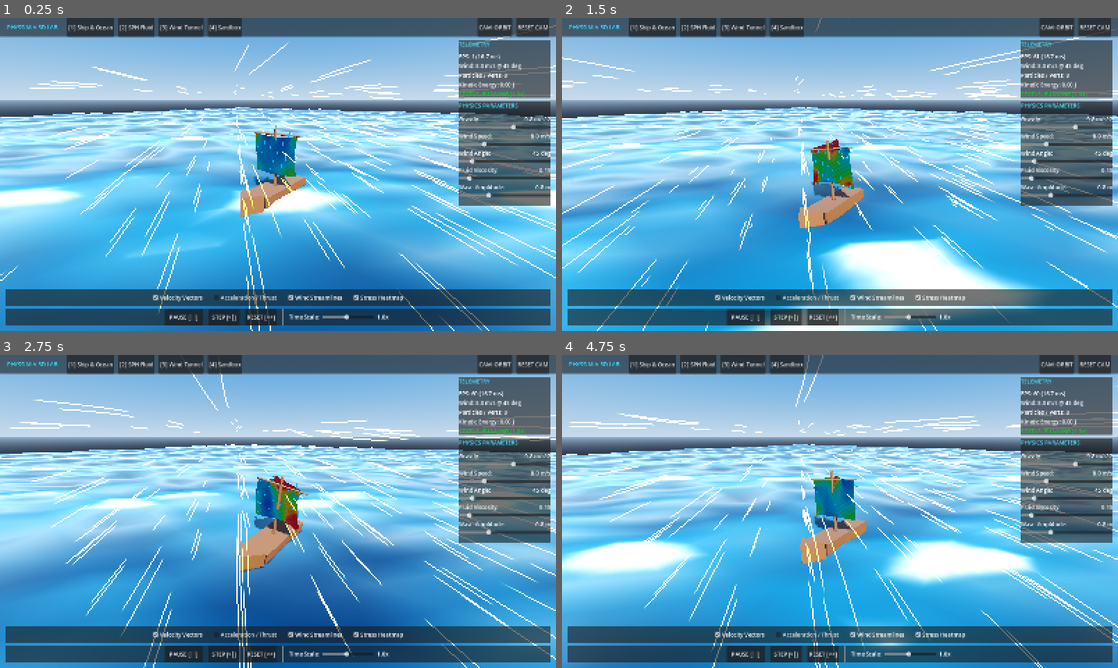
Above: before the commit, frames 1-4 (two rows, left to right).
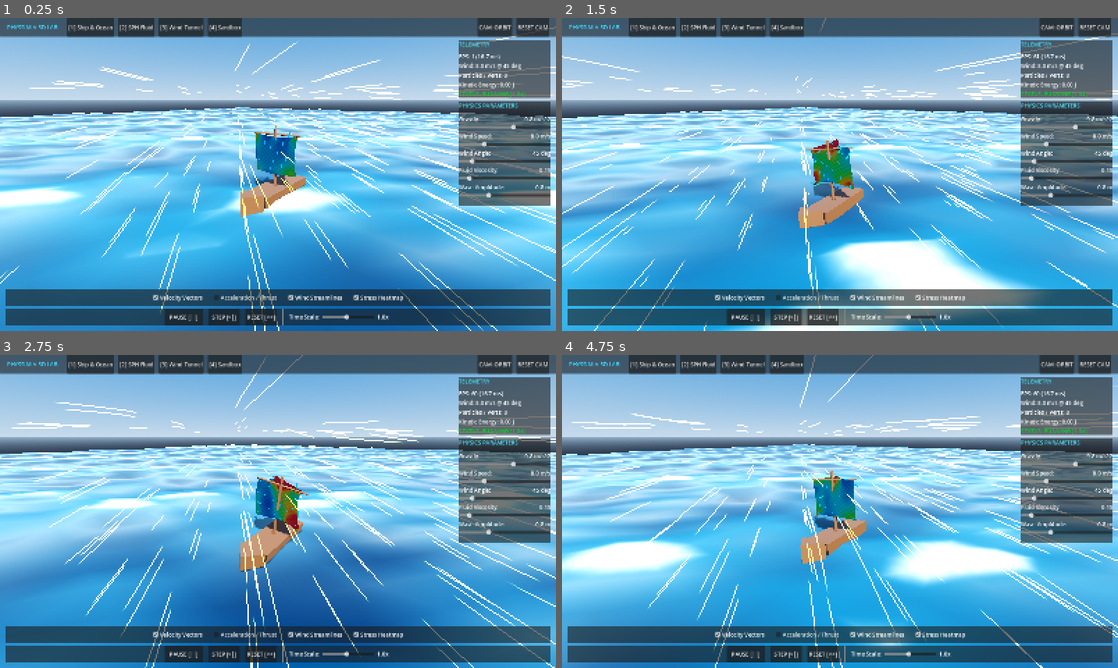
Above: after the commit, the same moments.

Repository: theaser7/PhysSim
Game: Godot game, scene res://scenes/main.tscn
The game is run twice, just before and just after one commit, with the same random seed, the same clock (stepped at 60 frames per second) and the same inputs.
Inputs (mouse positions are in pixels of both pictures, inside the frame that each line leads up to):
- Up to frame 1 (0.25 s): no input
- Up to frame 2 (1.5 s): move the mouse to (962, 158) at 0.52 s; hold D 0.53-1.25 s; hold Shift 0.53-1.25 s; click (962, 158) at 0.67 s; drag from (728, 190) to (812, 237) at 1.27 s
- Up to frame 3 (2.75 s): move the mouse to (333, 442) at 2.02 s; hold D from 2.03 s (still down); hold Q from 2.03 s (still down)
- Up to frame 4 (4.75 s): release D at 2.75 s; release Q at 2.75 s; drag from (812, 574) to (673, 464) at 2.77 s; move the mouse to (1006, 558) at 3.52 s; hold A 3.53-4.25 s; hold E 3.53-4.25 s; drag from (673, 464) to (756, 433) at 4.27 s

The runs differ from the first frame. In frame 1, 3.8% of the frame differs, in the area x 0-100%, y 2-100%; in frame 2, 3.1%; in frame 3, 4.7%, in the area x 1-100%, y 0-100%; in frame 4, 4.1%.
Error in both runs: Invalid assignment of property or key 'text' with value of type 'String' on a base object of type 'null instance'. (res://scripts/ui/hud_controller.gd:108)

Commit message:
0.1.1 — Fix curl noise math, SPH spatial bucket collisions, pause step reset, and standalone Blender asset loader

Diff:
--- a/project.godot
+++ b/project.godot
@@ -7,7 +7,7 @@
 
 config/name="PhysSim"
 config/description="PhysSim - Advanced Real-Time Multi-Physics Sandbox"
-config/version="0.1.0"
+config/version="0.1.1"
 run/main_scene="res://scenes/main.tscn"
 config/features=PackedStringArray("4.7", "Forward Plus")
 config/icon="res://icon.svg"
--- a/scripts/autoload/sim_state.gd
+++ b/scripts/autoload/sim_state.gd
@@ -56,6 +56,12 @@
 	step_frame_requested = true
 	is_paused = true
 	step_executed.emit()
+	_clear_step_frame()
+
+func _clear_step_frame() -> void:
+	if get_tree():
+		await get_tree().physics_frame
+	step_frame_requested = false
 
 func request_reset() -> void:
 	reset_current_preset.emit()
--- a/scripts/loaders/blend_loader.gd
+++ b/scripts/loaders/blend_loader.gd
@@ -18,7 +18,15 @@
 
 	# Temporary output path for GLB file
 	var temp_glb = ProjectSettings.globalize_path("user://temp_blend_import.glb")
-	var script_path = ProjectSettings.globalize_path("res://scripts/blender_export.py")
+	var script_user_path = "user://blender_export.py"
+	if not FileAccess.file_exists(script_user_path):
+		var src_script = FileAccess.get_file_as_string("res://scripts/blender_export.py")
+		var out_file = FileAccess.open(script_user_path, FileAccess.WRITE)
+		if out_file:
+			out_file.store_string(src_script)
+			out_file.close()
+
+	var script_path = ProjectSettings.globalize_path(script_user_path)
 	var abs_blend_path = ProjectSettings.globalize_path(blend_path)
 
 	print("[BlendLoader] Running headless Blender export...")
--- a/scripts/loaders/stl_loader.gd
+++ b/scripts/loaders/stl_loader.gd
@@ -12,7 +12,7 @@
 	var buffer = file.get_buffer(file.get_length())
 	file.close()
 
-	if buffer.size() < 84:
+	if buffer.size() < 6:
 		push_error("[STLLoader] File too small to be valid STL")
 		return null
 
@@ -111,6 +111,10 @@
 			indices.append(new_idx)
 
 	var num_unique = unique_vertices.size()
+	if num_unique < 3 or indices.size() < 3:
+		push_warning("[STLLoader] Insufficient vertices or indices to construct a mesh surface")
+		return null
+
 	var normals: PackedVector3Array = []
 	normals.resize(num_unique)
 	normals.fill(Vector3.ZERO)
--- a/scripts/physics/sph_grid.gd
+++ b/scripts/physics/sph_grid.gd
@@ -28,7 +28,7 @@
 
 func _hash_coords(cx: int, cy: int, cz: int) -> int:
 	var h = (cx * PRIME_X) ^ (cy * PRIME_Y) ^ (cz * PRIME_Z)
-	return abs(h) % table_size
+	return posmod(h, table_size)
 
 func insert(particle_idx: int, pos: Vector3) -> void:
 	var cx = int(floor(pos.x * inv_cell_size))
@@ -44,10 +44,14 @@
 	var cz = int(floor(pos.z * inv_cell_size))
 
 	var candidates: Array = []
+	var visited_buckets: Array[int] = []
 	for dx in range(-1, 2):
 		for dy in range(-1, 2):
 			for dz in range(-1, 2):
 				var bucket = _hash_coords(cx + dx, cy + dy, cz + dz)
+				if visited_buckets.has(bucket):
+					continue
+				visited_buckets.append(bucket)
 				var cell_particles = _grid[bucket]
 				var count = cell_particles.size()
 				for k in range(count):
--- a/scripts/physics/wind_field.gd
+++ b/scripts/physics/wind_field.gd
@@ -48,19 +48,16 @@
 
 	# Finite differences to calculate curl: curl(A) = (dAz/dy - dAy/dz, dAx/dz - dAz/dx, dAy/dx - dAx/dy)
 	var eps = 0.1
-	var ay_p = noise_y.get_noise_3d(p.x, p.y + eps, p.z)
-	var ay_m = noise_y.get_noise_3d(p.x, p.y - eps, p.z)
-	var az_p = noise_z.get_noise_3d(p.x, p.y, p.z + eps)
-	var az_m = noise_z.get_noise_3d(p.x, p.y, p.z - eps)
-	var ax_p = noise_x.get_noise_3d(p.x + eps, p.y, p.z)
-	var ax_m = noise_x.get_noise_3d(p.x - eps, p.y, p.z)
+	var inv_2eps = 1.0 / (2.0 * eps)
 
-	var dAz_dy = (noise_z.get_noise_3d(p.x, p.y + eps, p.z) - noise_z.get_noise_3d(p.x, p.y - eps, p.z)) / (2.0 * eps)
-	var dAy_dz = (az_p - az_m) / (2.0 * eps)
-	var dAx_dz = (noise_x.get_noise_3d(p.x, p.y, p.z + eps) - noise_x.get_noise_3d(p.x, p.y, p.z - eps)) / (2.0 * eps)
-	var dAz_dx = (noise_z.get_noise_3d(p.x + eps, p.y, p.z) - noise_z.get_noise_3d(p.x - eps, p.y, p.z)) / (2.0 * eps)
-	var dAy_dx = (noise_y.get_noise_3d(p.x + eps, p.y, p.z) - noise_y.get_noise_3d(p.x - eps, p.y, p.z)) / (2.0 * eps)
-	var dAx_dy = (ax_p - ax_m) / (2.0 * eps)
+	var dAz_dy = (noise_z.get_noise_3d(p.x, p.y + eps, p.z) - noise_z.get_noise_3d(p.x, p.y - eps, p.z)) * inv_2eps
+	var dAy_dz = (noise_y.get_noise_3d(p.x, p.y, p.z + eps) - noise_y.get_noise_3d(p.x, p.y, p.z - eps)) * inv_2eps
+
+	var dAx_dz = (noise_x.get_noise_3d(p.x, p.y, p.z + eps) - noise_x.get_noise_3d(p.x, p.y, p.z - eps)) * inv_2eps
+	var dAz_dx = (noise_z.get_noise_3d(p.x + eps, p.y, p.z) - noise_z.get_noise_3d(p.x - eps, p.y, p.z)) * inv_2eps
+
+	var dAy_dx = (noise_y.get_noise_3d(p.x + eps, p.y, p.z) - noise_y.get_noise_3d(p.x - eps, p.y, p.z)) * inv_2eps
+	var dAx_dy = (noise_x.get_noise_3d(p.x, p.y + eps, p.z) - noise_x.get_noise_3d(p.x, p.y - eps, p.z)) * inv_2eps
 
 	var curl = Vector3(
 		dAz_dy - dAy_dz,
--- a/tests/test_runner.gd
+++ b/tests/test_runner.gd
@@ -55,6 +55,13 @@
 		passed += 1
 	else:
 		print("[FAIL] All Preset Scenes Instantiation")
+		failed += 1
+
+	if await test_step_frame_reset():
+		print("[PASS] Simulation Step & Pause State Management")
+		passed += 1
+	else:
+		print("[FAIL] Simulation Step & Pause State Management")
 		failed += 1
 
 	print("==========================================")
@@ -143,6 +150,18 @@
 		printerr("Spatial hash failed to find adjacent neighbors")
 		return false
 
+	# Test bucket deduplication on small table size collision
+	var small_grid = SPHGrid.new(1.0, 4)
+	small_grid.insert(0, Vector3(0, 0, 0))
+	var candidates = small_grid.get_candidate_neighbors(Vector3(0, 0, 0))
+	var count_0 = 0
+	for c in candidates:
+		if c == 0:
+			count_0 += 1
+	if count_0 != 1:
+		printerr("SPHGrid duplicated candidate neighbor on bucket collision! Count: ", count_0)
+		return false
+
 	var sph = SPHFluid.new()
 	sph.max_particles = 50
 	sph.initial_particle_count = 20
@@ -165,6 +184,12 @@
 	return true
 
 func test_stl_welding() -> bool:
+	# Test empty vertices returns null gracefully without crashing
+	var empty_mesh = STLLoader.weld_and_build_mesh(PackedVector3Array())
+	if empty_mesh != null:
+		printerr("Expected null for empty vertices")
+		return false
+
 	var raw = PackedVector3Array([
 		Vector3(0, 0, 0), Vector3(1, 0, 0), Vector3(0, 1, 0),
 		Vector3(1, 0, 0), Vector3(1, 1, 0), Vector3(0, 1, 0)
@@ -210,3 +235,20 @@
 		inst.free()
 
 	return true
+
+func test_step_frame_reset() -> bool:
+	SimState.is_paused = true
+	SimState.request_step()
+	if not SimState.step_frame_requested:
+		printerr("step_frame_requested was not set to true after request_step")
+		return false
+
+	# Wait for physics frame to finish
+	await get_tree().physics_frame
+	await get_tree().process_frame
+
+	if SimState.step_frame_requested:
+		printerr("step_frame_requested was NOT reset to false after physics frame!")
+		return false
+
+	return true
Not shown, changed: export_presets.cfg
